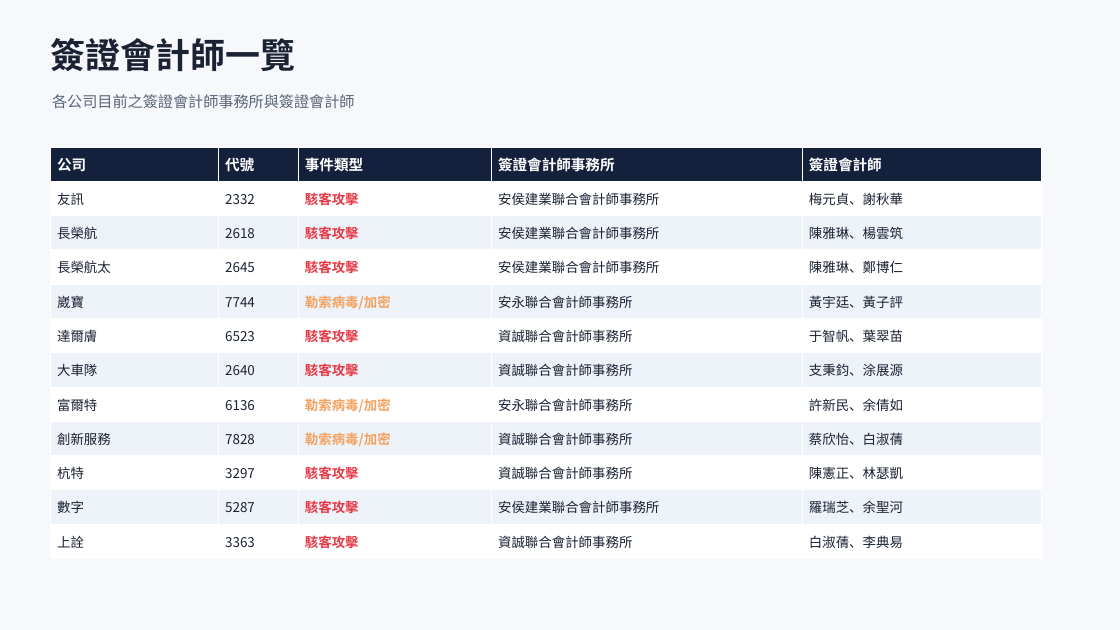
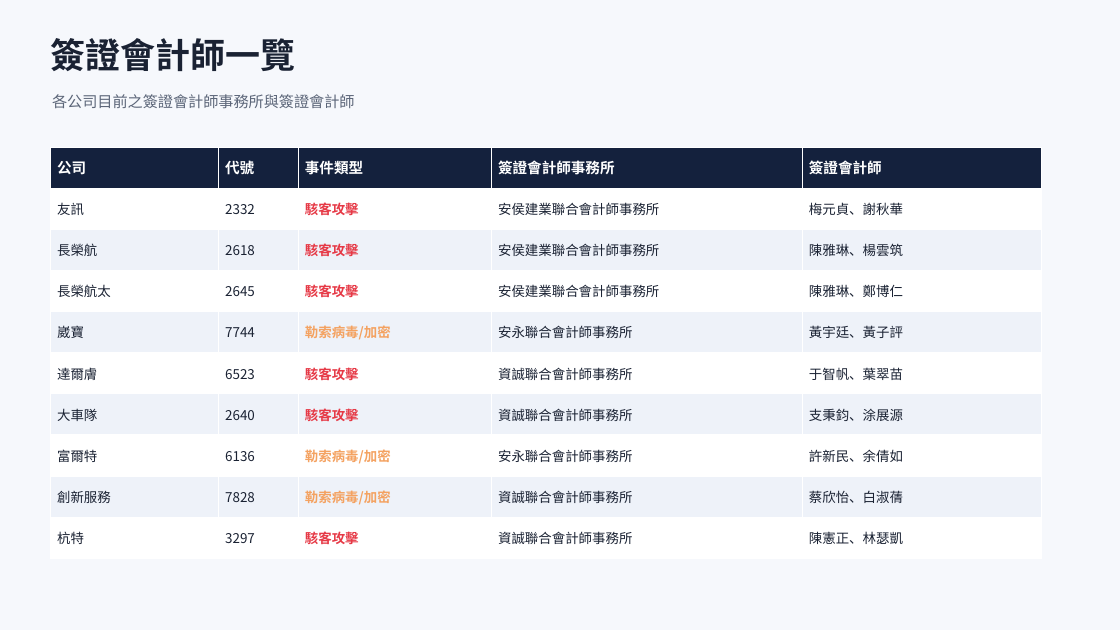
Before and after one commit to Johnnylin77/mops-isec-monitor, a slide deck: slide 4 of 資安事件因應分析.pptx. Drawn at 1120x630 pixels with LibreOffice and Linux fonts; fonts in the diff are those of the drawing. Boxes give left, top, right and bottom in pixels: in the first picture for what was removed or moved away, otherwise in the second. Text is boxed around its words. In the diff, an @@ line names an element or a change of style, - is before the commit and + after.

```diff
--- a/資安事件因應分析.pptx
+++ b/資安事件因應分析.pptx
@@ table at bbox=[50, 147, 1042, 559] @@
-row 11: 數字 | 5287 | 駭客攻擊 | 安侯建業聯合會計師事務所 | 羅瑞芝、余聖河
-row 12: 上詮 | 3363 | 駭客攻擊 | 資誠聯合會計師事務所 | 白淑蒨、李典易
```
Also in this commit, not shown: 4 other slides changed, 2 other files.
